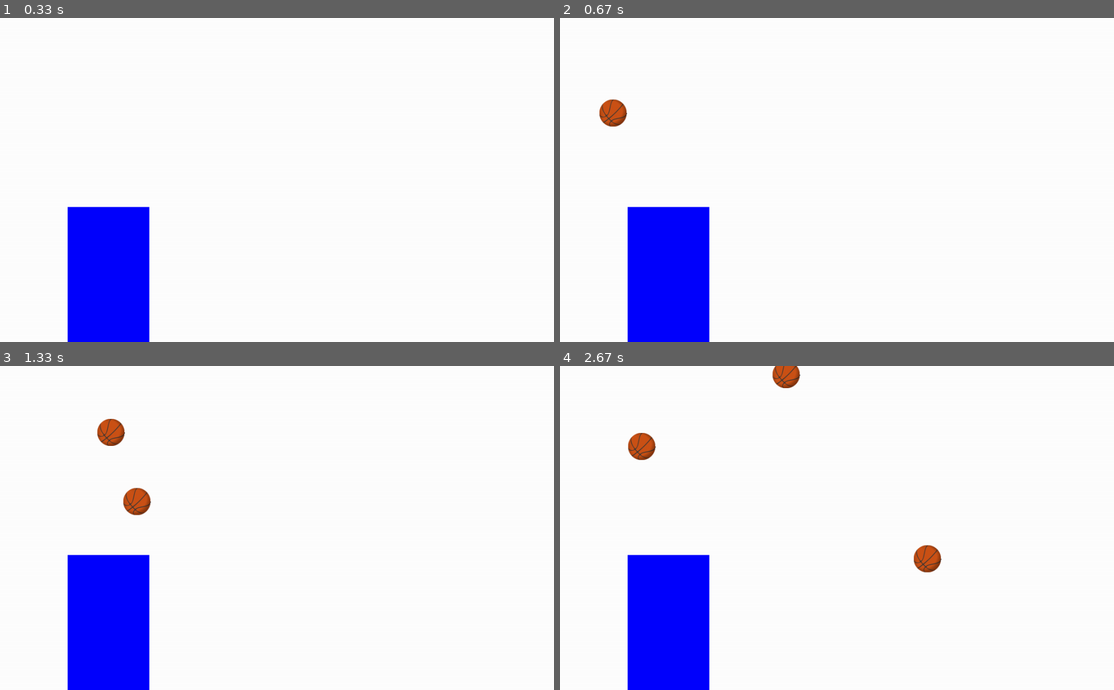
Above: before the commit, frames 1-4 (two rows, left to right).
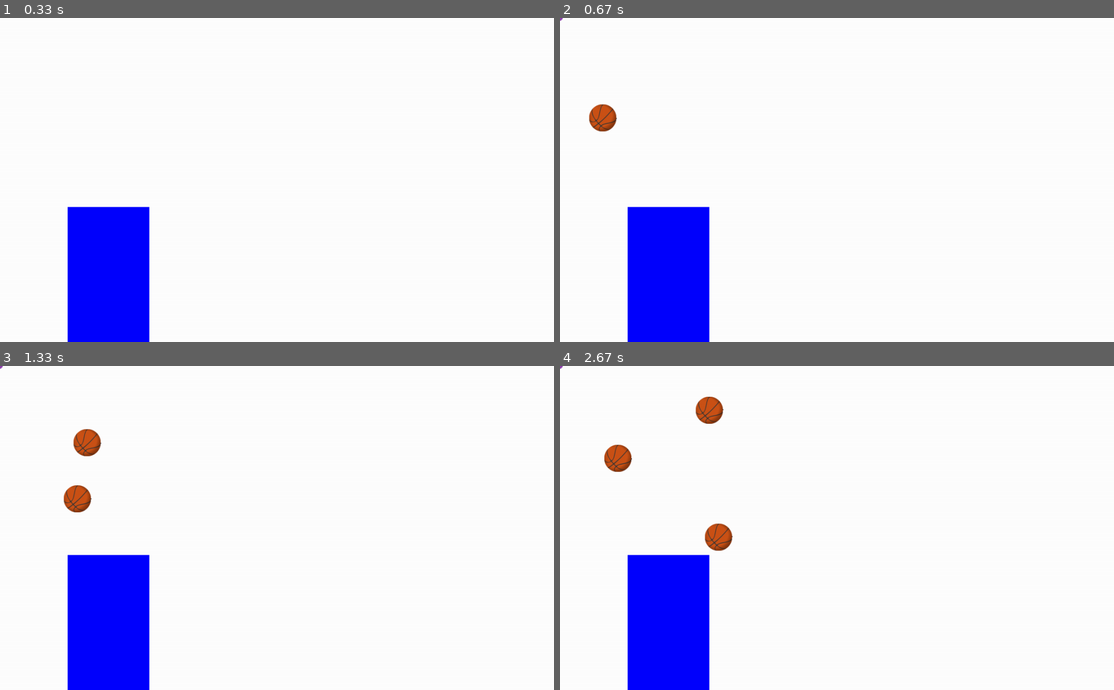
Above: after the commit, the same moments.

Repository: bradnielsen2981/Zacs-Project-platform
Game: pygame game, started from pymunk tests.py
Two runs of this game, one before a commit and one after it. Both use one fixed random seed, a clock stepped at 60 frames per second and the inputs below.
Inputs:
- Up to frame 1 (0.33 s): no input
- Up to frame 2 (0.67 s): tap Space at 0.33 s
- Up to frame 3 (1.33 s): tap Space at 0.67 s
- Up to frame 4 (2.67 s): tap Space at 2 s

Frame 1 is identical in both runs. In frame 2, 0.4% of the frame differs, in the area x 0-13%, y 0-36%; in frame 3, 1.4%; in frame 4, 2.0%, in the area x 0-69%, y 0-64%.

Commit message:
added friction

Diff:
--- a/pymunk tests.py
+++ b/pymunk tests.py
@@ -25,7 +25,8 @@
         self.body.position = x, y
         self.shape = pymunk.Circle(self.body, radius, (0, 0))
         self.shape.elasticity = 0.99
-        self.shape.friction = 0.5 #add friction to shape
+        self.shape.density = .0001
+        self.shape.friction = 0.1 #add friction to shape
         self.collision_type = collision_types["ball"]
         self.dead = False
         #checking to see if images work
@@ -35,8 +36,12 @@
         self.rect.centery = y
         return
 
-    def add_to_space(self, space):
+    def add_to_space(self, space, table):
         space.add(self.body, self.shape)
+        pivot = pymunk.PivotJoint(self.body, table, (0, 0), (0, 0))
+        pivot.max_bias = 0  # disable joint correction
+        pivot.max_force = 8  # emulate linear friction
+        space.add(pivot)
         return
 
     def hit_ball(self, force, directionvector):
@@ -74,6 +79,7 @@
 
     def add_to_space(self, space):
         space.add(self.body, self.shape)
+        #space.add(pivot)
         return
 
 #sets up a new game
@@ -81,6 +87,10 @@
 
     def __init__(self):
         self.space = pymunk.Space()
+
+        self.table = pymunk.Body(body_type=pymunk.Body.KINEMATIC)
+        self.position = 0, 0
+        self.space.add(self.table)
         #self.space.gravity = (0.0, 900.0)
         self.screen = pygame.display.set_mode((1024, 600))
         self.clock = pygame.time.Clock()
@@ -159,10 +169,10 @@
                     self.running = False
                 if event.key == pygame.K_SPACE:
                     ball = Ball(50,200)
-                    ball.add_to_space(self.space)
+                    ball.add_to_space(self.space, self.table)
                     self.ballsgroup.append(ball)
                     directionvector = (random.randint(1,5),random.randint(-1,1))
-                    ball.hit_ball(800,directionvector)
+                    ball.hit_ball(10,directionvector)
                 if event.key == pygame.K_1:
                     pass
                     #self.ballsgroup[0].hit_ball(500,(5,0))
